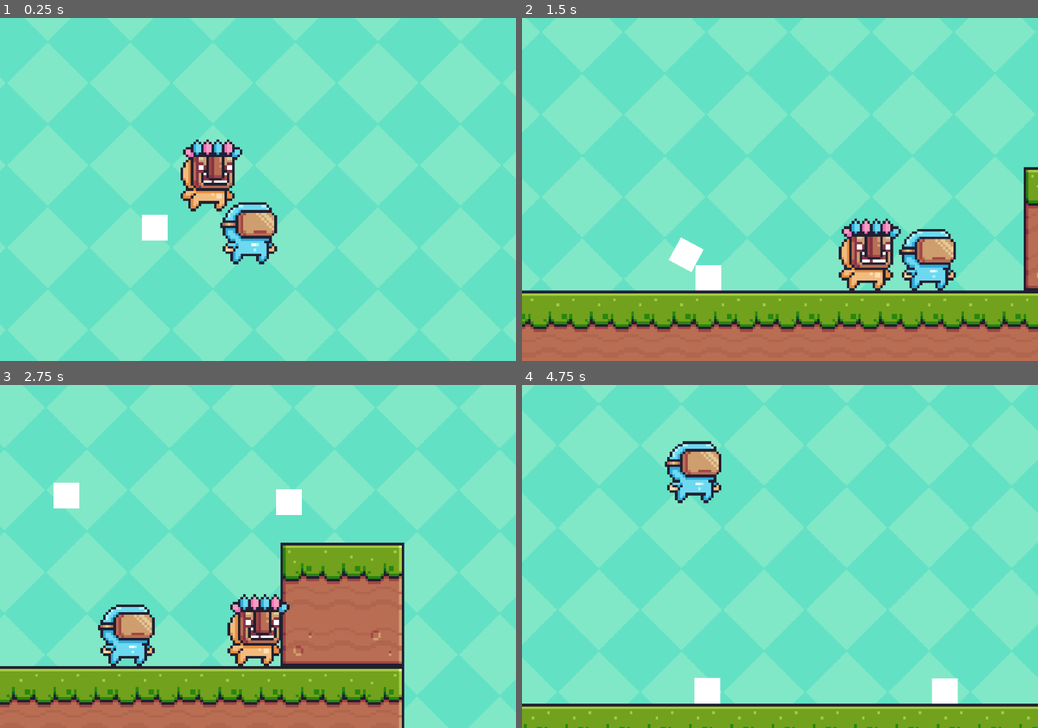
Above: before the commit, frames 1-4 (two rows, left to right).
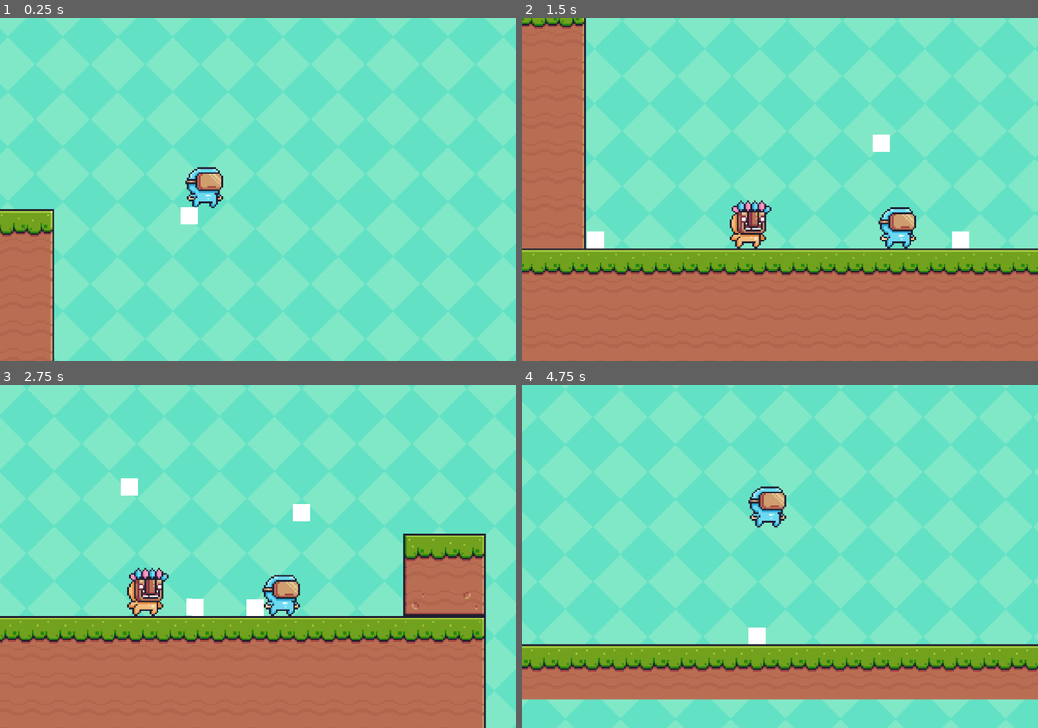
Above: after the commit, the same moments.

Repository: Minyguy/GameJamS2024
Game: Godot game, scene res://Subscenes/node_2d.tscn
The game is run twice, just before and just after one commit, with the same random seed, the same clock (stepped at 60 frames per second) and the same inputs.
Inputs (mouse positions are in pixels of both pictures, inside the frame that each line leads up to):
- Up to frame 1 (0.25 s): no input
- Up to frame 2 (1.5 s): move the mouse to (893, 172) at 0.52 s; press the mouse at (893, 172) at 0.53 s; hold Right (ui_right) from 0.53 s (still down); tap Space (jump) at 0.77 s; move the mouse to (676, 206) at 1.27 s; release the mouse at (676, 206) at 1.28 s; click (676, 206) at 1.35 s
- Up to frame 3 (2.75 s): tap Space (jump) at 1.52 s; move the mouse to (309, 481) at 2.02 s; release Right (ui_right) at 2.03 s; press the mouse at (309, 481) at 2.03 s; hold Left (ui_left) from 2.03 s (still down)
- Up to frame 4 (4.75 s): move the mouse to (754, 625) at 2.77 s; release Left (ui_left) at 2.78 s; release the mouse at (754, 625) at 2.78 s; hold Right (ui_right) 2.78-4.28 s; click (754, 625) at 2.85 s; tap Space (jump) at 3.02, 3.77, 4.52 s; move the mouse to (934, 607) at 3.52 s; press the mouse at (934, 607) at 3.53 s; move the mouse to (625, 505) at 4.27 s; release the mouse at (625, 505) at 4.28 s; hold Left (ui_left) from 4.28 s (still down); click (625, 505) at 4.35 s

The runs differ from the first frame. In frame 1, 53% of the frame differs, in the area x 0-100%, y 0-100%; in frame 2, 62%; in frame 3, 64%; in frame 4, 64%.

Commit message:
Changed base speed of enemy

Diff:
--- a/Subscenes/basic_enemy.gd
+++ b/Subscenes/basic_enemy.gd
@@ -1,7 +1,7 @@
 extends CharacterBody2D
 
 
-const SPEED = 300.0
+const SPEED = 100.0
 const JUMP_VELOCITY = -400.0
 var DIRECTION_WALK = 1 # Rightwards, Leftwards = -1
 # Get the gravity from the project settings to be synced with RigidBody nodes.
--- a/Subscenes/node_2d.tscn
+++ b/Subscenes/node_2d.tscn
@@ -484,7 +484,6 @@
 [node name="Camera2D" type="Camera2D" parent="Player"]
 position = Vector2(0, 2)
 scale = Vector2(0.1, 0.1)
-zoom = Vector2(1.5, 1.5)
 position_smoothing_enabled = true
 drag_horizontal_enabled = true
 drag_vertical_enabled = true
@@ -503,4 +502,4 @@
 layer_0/tile_data = PackedInt32Array(1638409, 393216, 0, 1638422, 524288, 0, 1638410, 458752, 0, 1638411, 458752, 0, 16 …(6949 unchanged characters)…
 
 [node name="BasicEnemy" parent="." instance=ExtResource("6_bgkty")]
-position = Vector2(200, 200)
+position = Vector2(78, 514)
